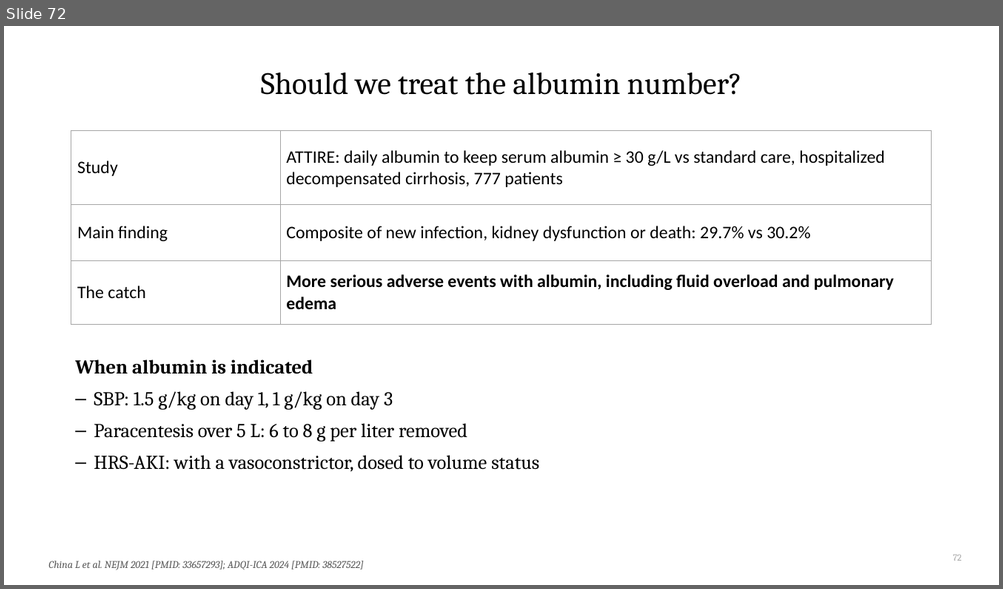
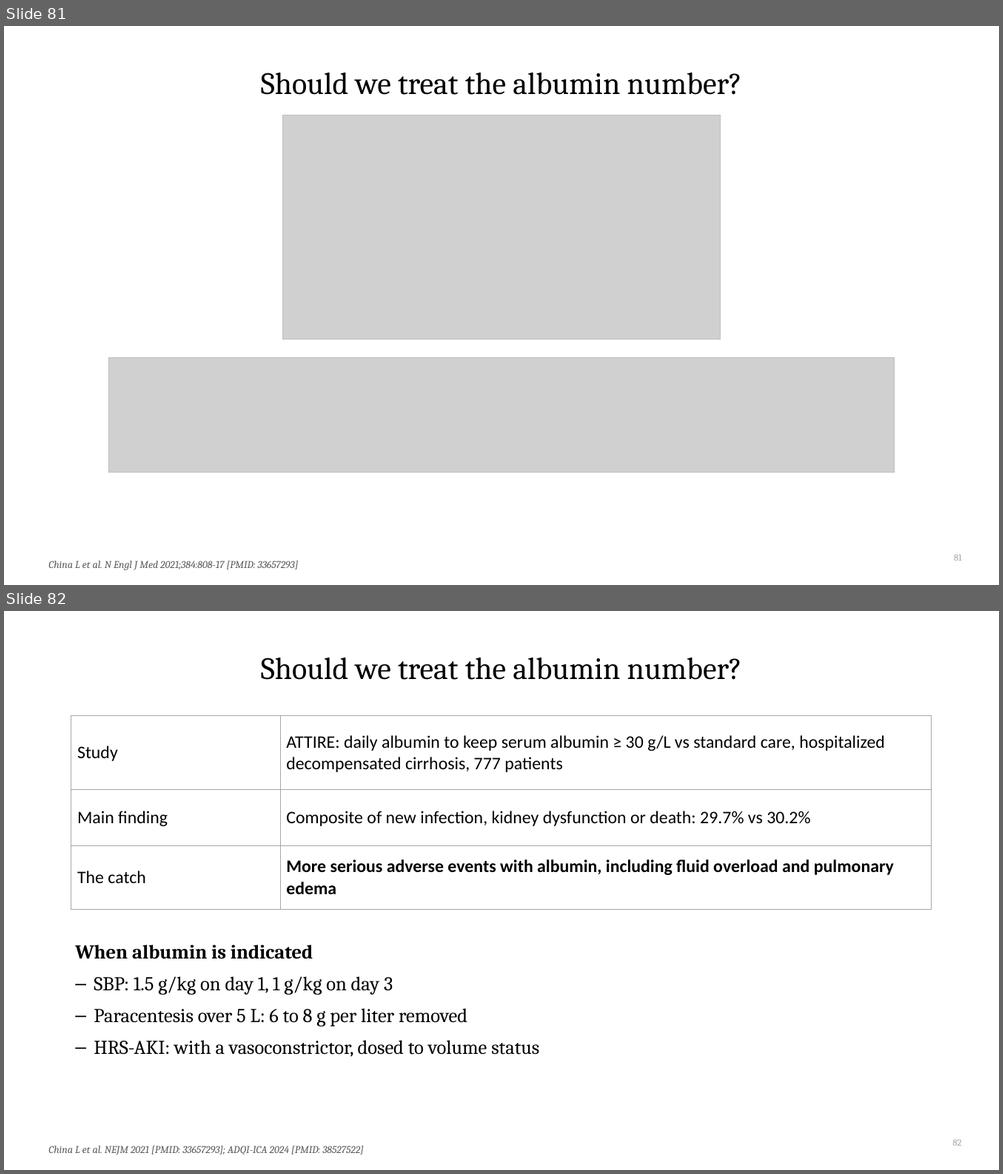
Before and after one commit to qaddodi/mohammad-almeqdadi-lectures, a slide deck: lectures/acute-liver-failure-aclf-in-icu/ALF and ACLF in the ICU.pptx. Shown one above the other, each under a label of ours: slide 72 before the commit, slides 81 and 82 after it. The pictures are 1003x589 and 1003x1174 pixels, drawn with LibreOffice and Linux fonts; fonts in the diff are those of the drawing; grey boxes stand for pictures. Boxes give left, top, right and bottom in pixels: in the first picture for what was removed or moved away, otherwise in the second. Text is boxed around its words. In the diff, an @@ line names an element or a change of style, - is before the commit and + after.

```diff
--- a/lectures/acute-liver-failure-aclf-in-icu/ALF and ACLF in the ICU.pptx
+++ b/lectures/acute-liver-failure-aclf-in-icu/ALF and ACLF in the ICU.pptx
@@ slide 81 added at (x1=4, y1=26, x2=999, y2=585), background #FFFFFF @@
@@ title added at (x1=261, y1=72, x2=742, y2=95), 30 pt, text #000000 @@
+Should we treat the albumin number?
@@ picture added at (x1=282, y1=116, x2=720, y2=339) @@
@@ rectangle added at (x1=282, y1=116, x2=720, y2=339), outline #BFBFBF 0.75 pt @@
@@ picture added at (x1=108, y1=358, x2=894, y2=473) @@
@@ rectangle added at (x1=108, y1=358, x2=894, y2=473), outline #BFBFBF 0.75 pt @@
@@ page number added at (x1=953, y1=555, x2=962, y2=561), 9 pt, text #A6A6A6 @@
+81
@@ text added at (x1=48, y1=561, x2=299, y2=571), 10 pt, text #595959, italic @@
+China L et al. N Engl J Med 2021;384:808-17 [PMID: 33657293]
@@ what was slide 72 is now slide 82 @@
@@ page number at (x1=953, y1=1140, x2=962, y2=1146): text changed @@
-72
+82
```
Also in this commit, not shown: 12 slides changed, 9 other slides added, 21 other files.
